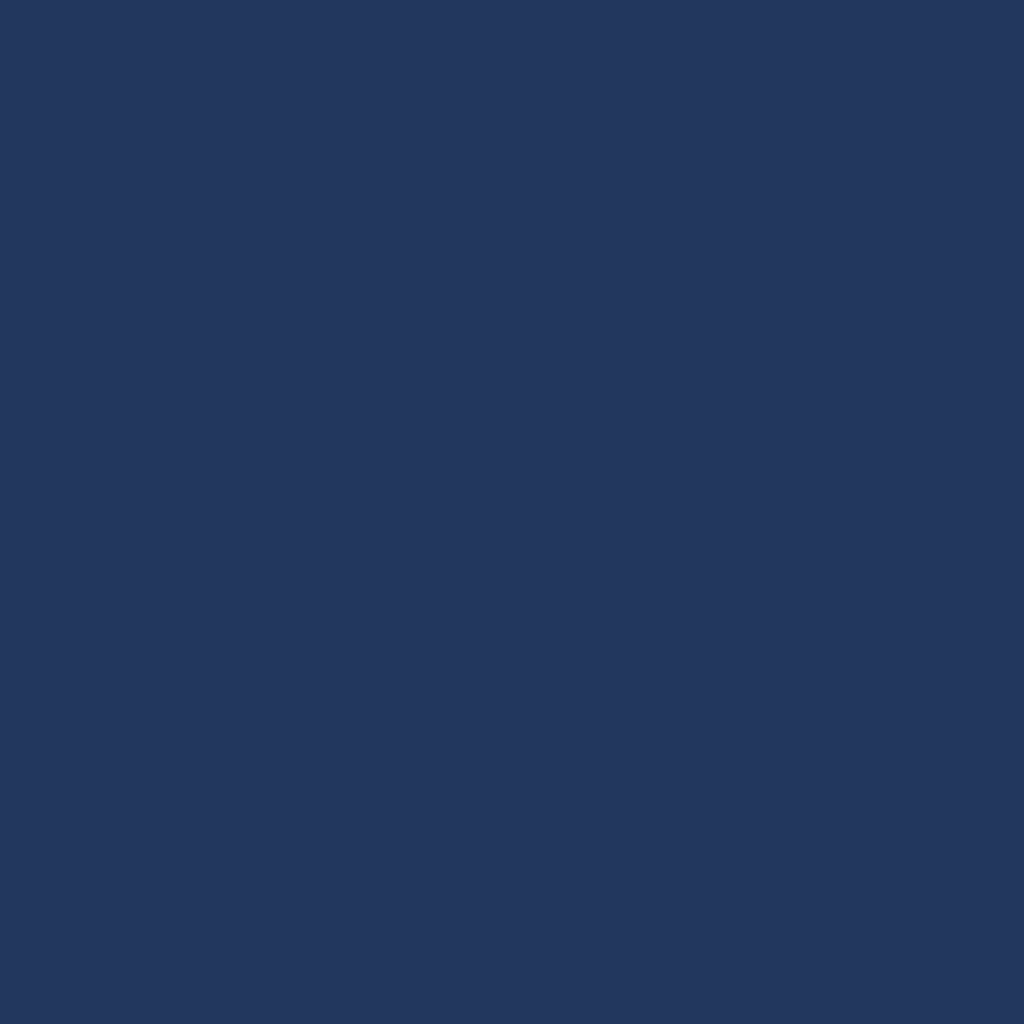
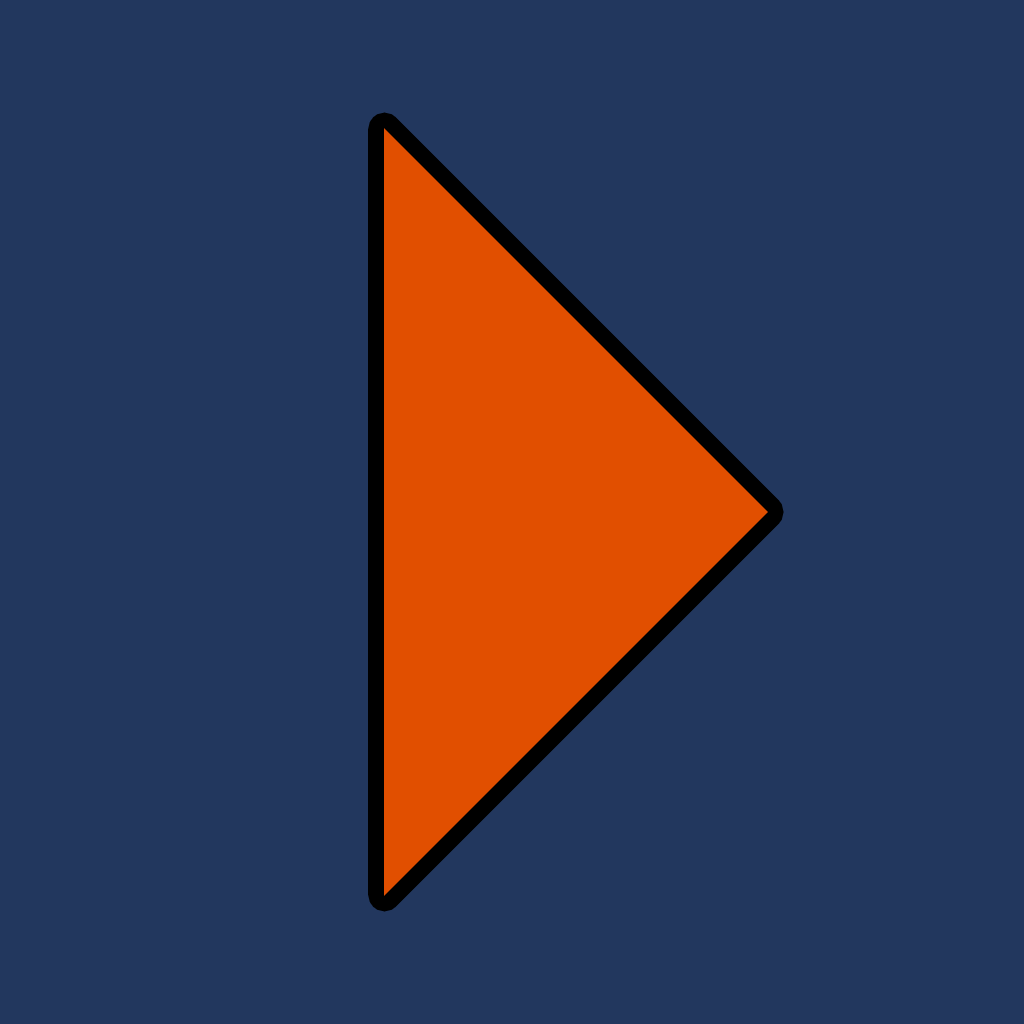
Two versions of the same layered image (1024×1024). Layer-by-layer changes:
added layer "Shape 1" above "Layer 1" over [384, 128, 768, 896]
removed layer "<Mudbox Diffuse Background>" over [368, 112, 784, 912]
